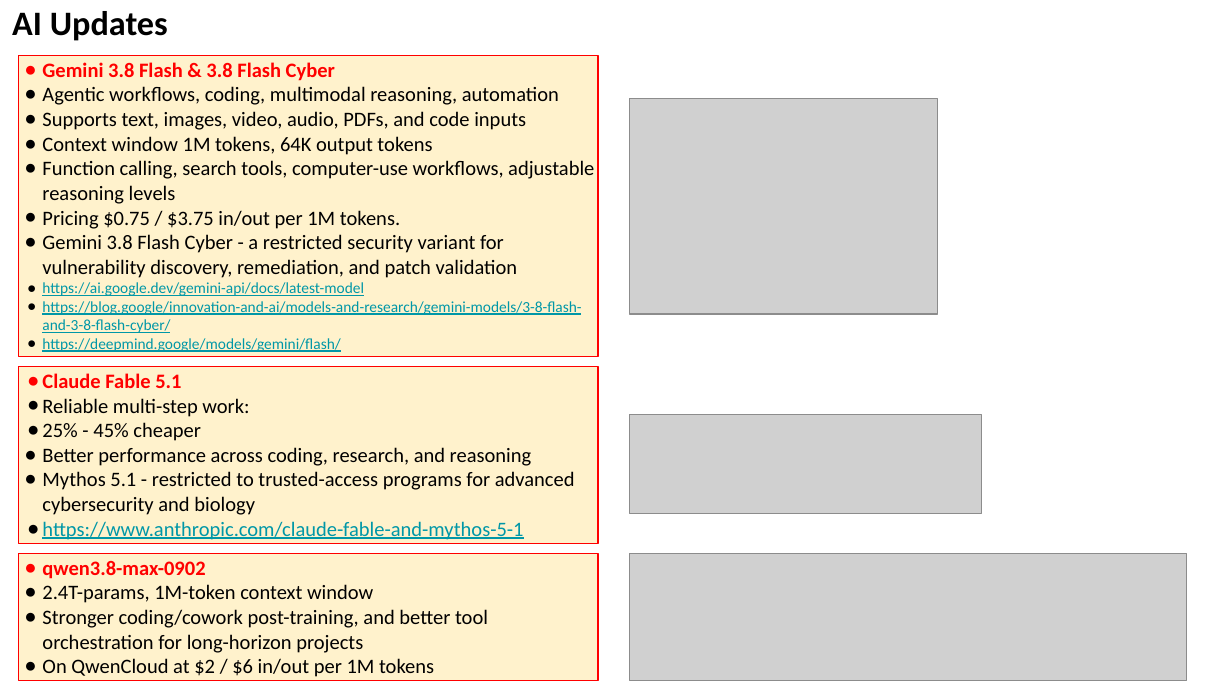
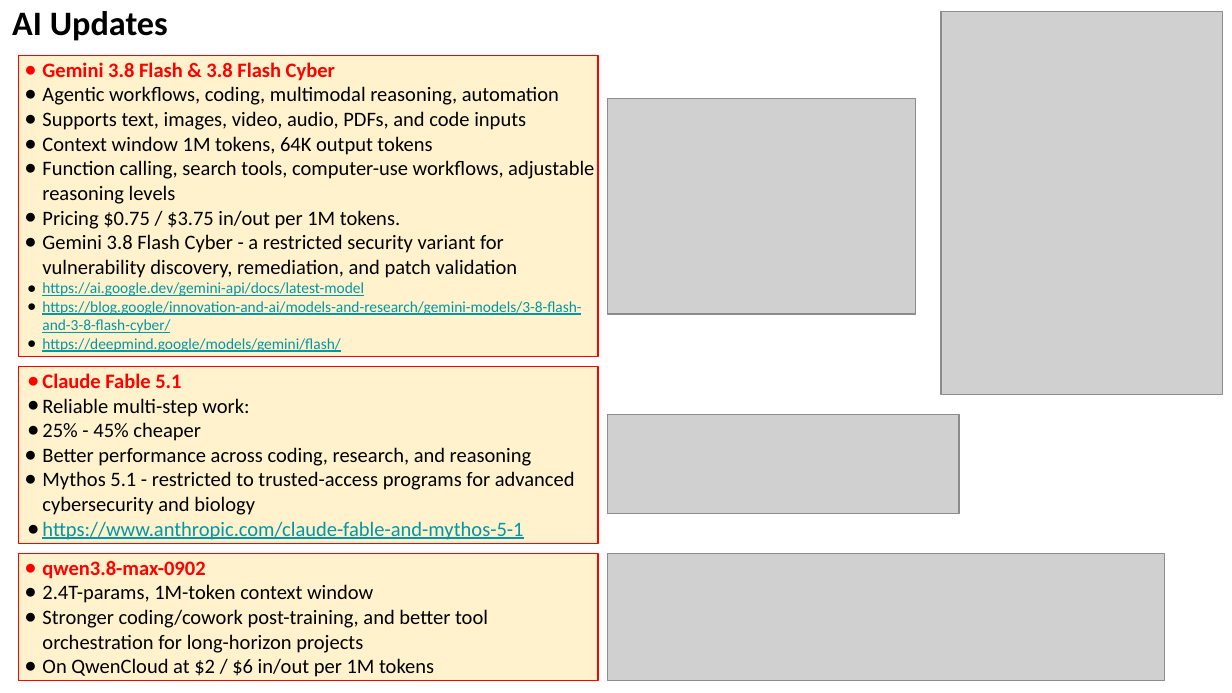
Before and after one commit to lselector/seminar, a slide deck: slide 5 of 2026/2026-09-04-AI-Updates.pptx. Drawn at 1232x693 pixels with LibreOffice and Linux fonts; fonts in the diff are those of the drawing; grey boxes stand for pictures. Boxes give left, top, right and bottom in pixels: in the first picture for what was removed or moved away, otherwise in the second. Text is boxed around its words. In the diff, an @@ line names an element or a change of style, - is before the commit and + after.

```diff
--- a/2026/2026-09-04-AI-Updates.pptx
+++ b/2026/2026-09-04-AI-Updates.pptx
@@ picture added at box(941, 12, 1222, 395) @@
@@ 3 pictures: place and size @@
-3 pictures at box(630, 99, 1186, 680)
+3 pictures at box(607, 99, 1164, 680)
```
Also in this commit, not shown: 6 other slides changed.
